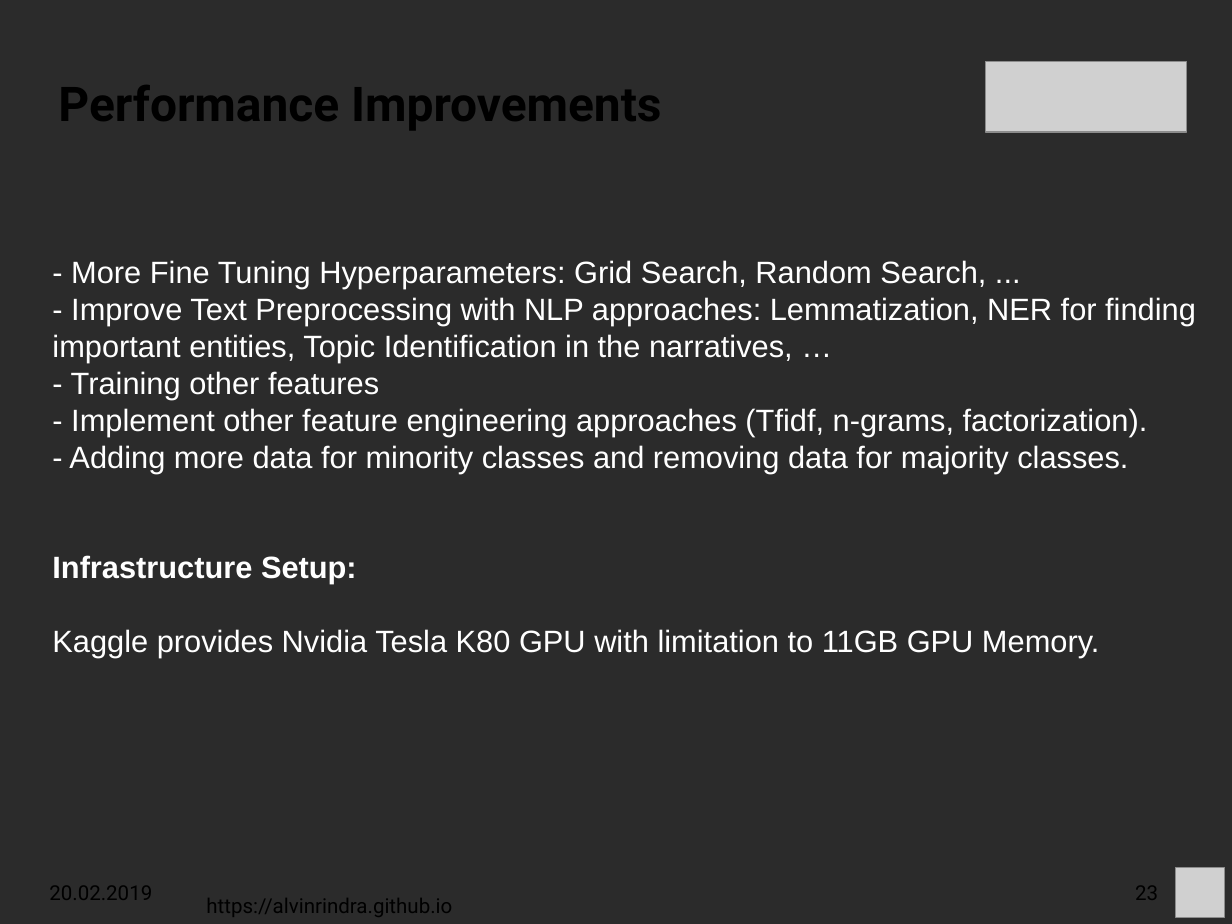
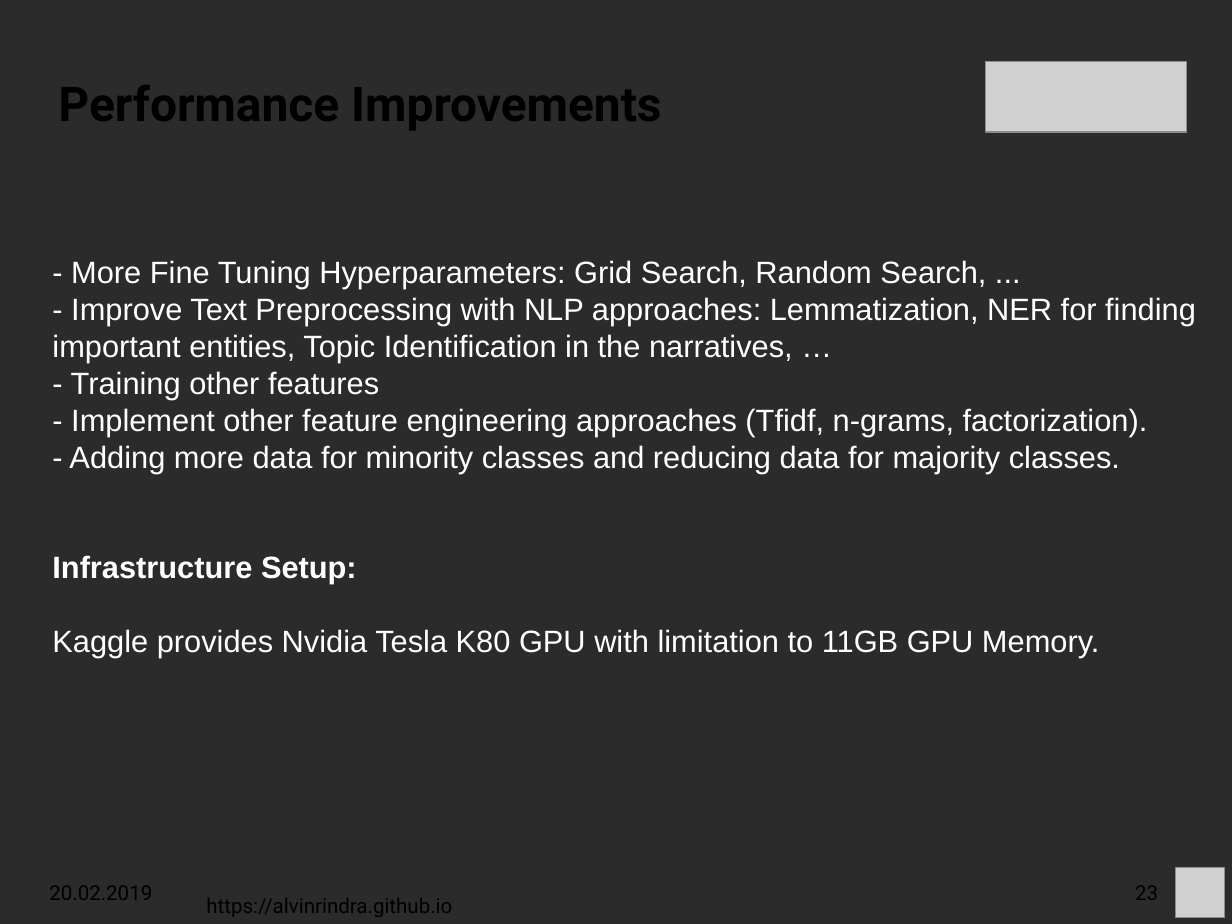
Before and after one commit to alvinrindra/alvinrindra.github.io, a slide deck: slide 23 of impress/ginkgo-analytics/Fazrie_DataCase_Talk.odp. Drawn at 1232x924 pixels with LibreOffice and Linux fonts; fonts in the diff are those of the drawing; grey boxes stand for pictures; background and template pictures are left out; a plain dark background stands for a picture behind light text. Boxes give left, top, right and bottom in pixels: in the first picture for what was removed or moved away, otherwise in the second. Text is boxed around its words. In the diff, an @@ line names an element or a change of style, - is before the commit and + after.

```diff
--- a/impress/ginkgo-analytics/Fazrie_DataCase_Talk.odp
+++ b/impress/ginkgo-analytics/Fazrie_DataCase_Talk.odp
@@ text at (69, 445, 1120, 473): text changed @@
-- Adding more data for minority classes and removing data for majority classes.
+- Adding more data for minority classes and reducing data for majority classes.
```
Also in this commit, not shown: 1 other slide changed, 4 other files.
